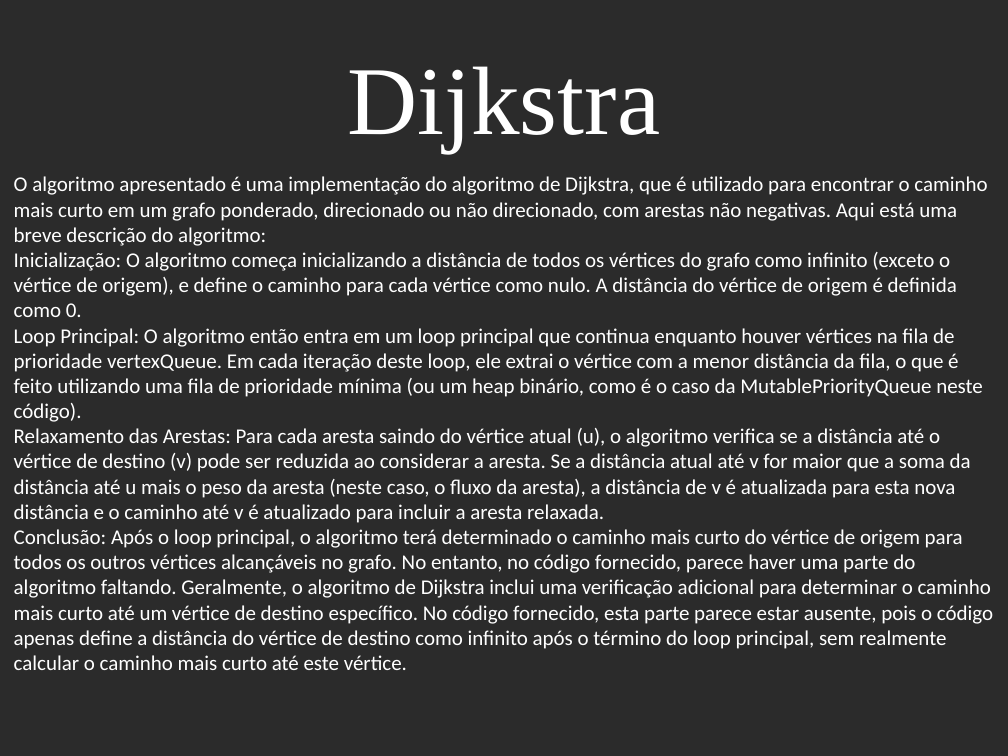
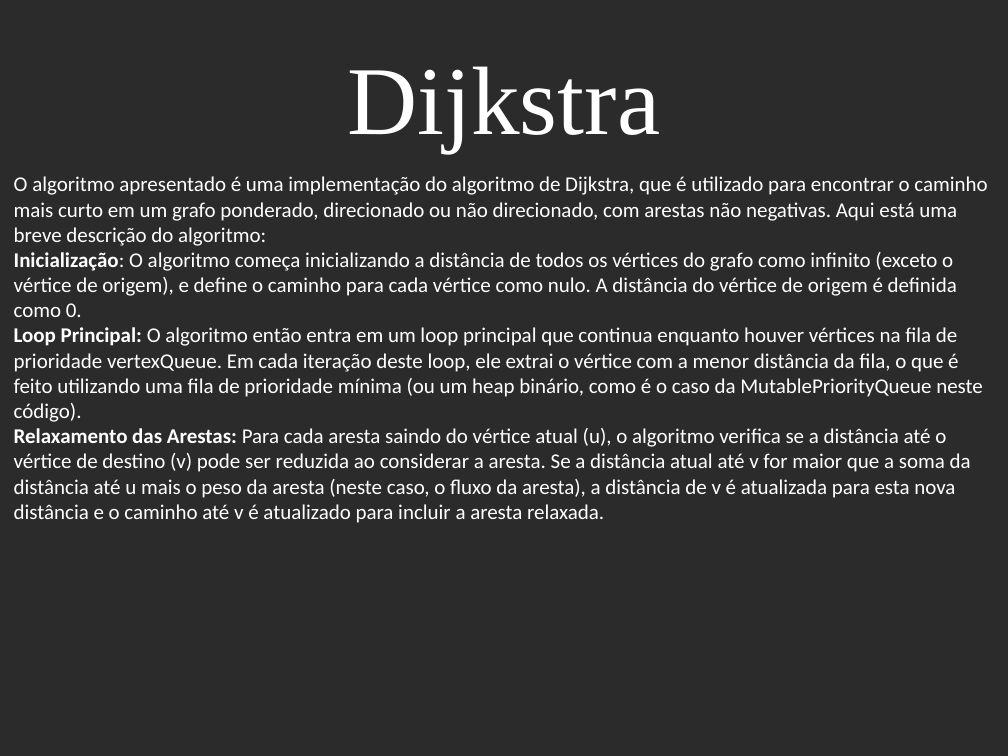
Before and after one commit to AngeloOliveira2004/DA_1st_Project, a slide deck: slide 7 of Neat Water Supply Presentation.pptx. Drawn at 1008x756 pixels with LibreOffice and Linux fonts; fonts in the diff are those of the drawing; background and template pictures are left out; a plain dark background stands for a picture behind light text. Boxes give left, top, right and bottom in pixels: in the first picture for what was removed or moved away, otherwise in the second. Text is boxed around its words. In the diff, an @@ line names an element or a change of style, - is before the commit and + after.

```diff
--- a/Neat Water Supply Presentation.pptx
+++ b/Neat Water Supply Presentation.pptx
@@ text at bbox=[14, 252, 983, 523]: bold on in "Inicialização:", "Loop Principal:", "Relaxamento das Arestas:" @@
@@ text at bbox=[14, 529, 993, 670]: paragraph removed @@
-Conclusão: Após o loop principal, o algoritmo terá determinado o caminho mais curto do vértice de origem para todos os outros vértices alcançáveis no grafo. No entanto, no código fornecido, parece haver uma parte do algoritmo faltando. Geralmente, o algoritmo de Dijkstra inclui uma verificação adicional para determinar o caminho mais curto até um vértice de destino específico. No código fornecido, esta parte parece estar ausente, pois o código apenas define a distância do vértice de destino como infinito após o término do loop principal, sem realmente calcular o caminho mais curto até este vértice.
```
Also in this commit, not shown: 5 other slides changed, 12 slides added, 12 slides removed.
